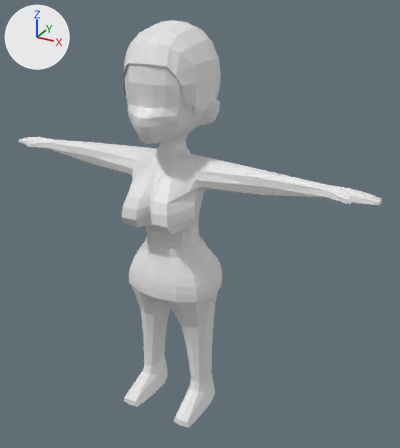
One commit to the Blender file Assets/Models/Rigged/Character_model_base.blend: the scene before it, then after it.
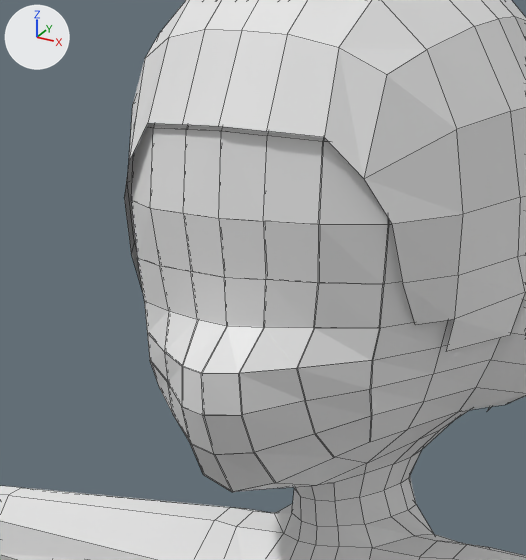
Each version appears first whole from a 50 mm lens placed at (2.58, -4.17, 4.13), pointed at (0.2, 0.14, 1.97), and next in a close-up on the part from 24% to 53% of the width and 8% to 35% of the height. The axes (+X, +Y, +Z) are drawn at upper left. The lights are the same throughout. The close-ups show mesh edges as thin lines.

In view in the first close-up: 'Body', 'Face', 'Hair'.
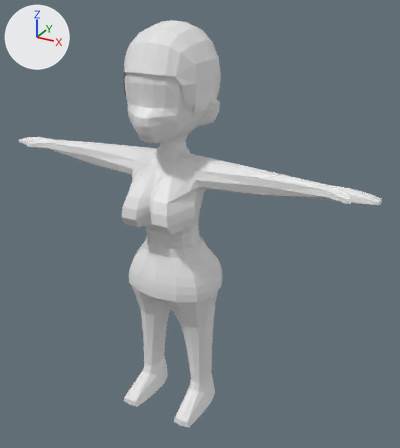
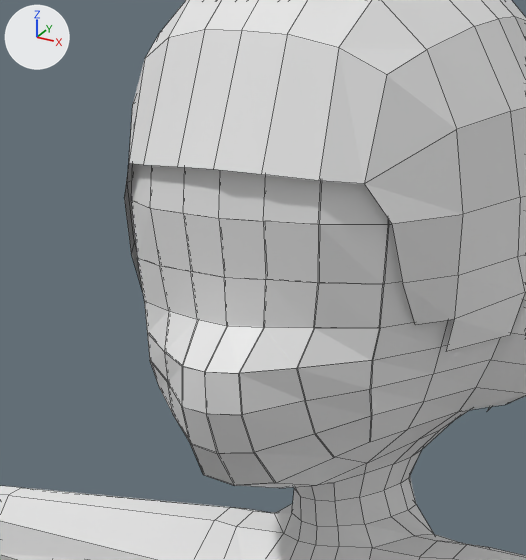
Location of each change, (x1, y1, x2, y2) in pixels of the close-ups (526 x 560 px; the box of a moved part takes in the faces that stretch with it):
part 1 of me_cube_002, moved or reshaped
    both: (129, 30, 463, 224)

The change, as a diff of the scene's bpy script:
```diff
--- a/Assets/Models/Rigged/Character_model_base.blend.py
+++ b/Assets/Models/Rigged/Character_model_base.blend.py
@@ me_cube_002 @@
 me_cube_002.from_pydata(...)  # 186 vertices, 164 faces; spans x -0.41..0.41, y -0.503..0.418, z -3.827..-2.962
 # used by ob_hair; location = (0.0, 0.0, 0.0); rotation_euler = (-3.142, 0.0, 0.0), in degrees (-180, 0, 0)
 # before: 160 (-0.185, 0.369, -3.514) at pixel (147, 123), 165 (-0.088, 0.401, -3.522) at pixel (182, 124), 177 (0.185, 0.369, -3.514) at pixel (324, 137), 178 (0.0, 0.418, -3.527) at pixel (218, 126), 184 (0.088, 0.401, -3.522) at pixel (266, 131)
-me_cube_002.vertices[169].co = (0.246, 0.342, -3.446)  # pixel (363, 178)
+# me_cube_002 part 1
+for i in [160, 165, 177, 178, 184]: me_cube_002.vertices[i].co += Vector((0.0, 0.02, 0.07))
+me_cube_002.vertices[169].co = (0.246, 0.34, -3.437)  # pixel (364, 183)
 me_cube_002.materials.append(mat_model_hair_texture)
```
